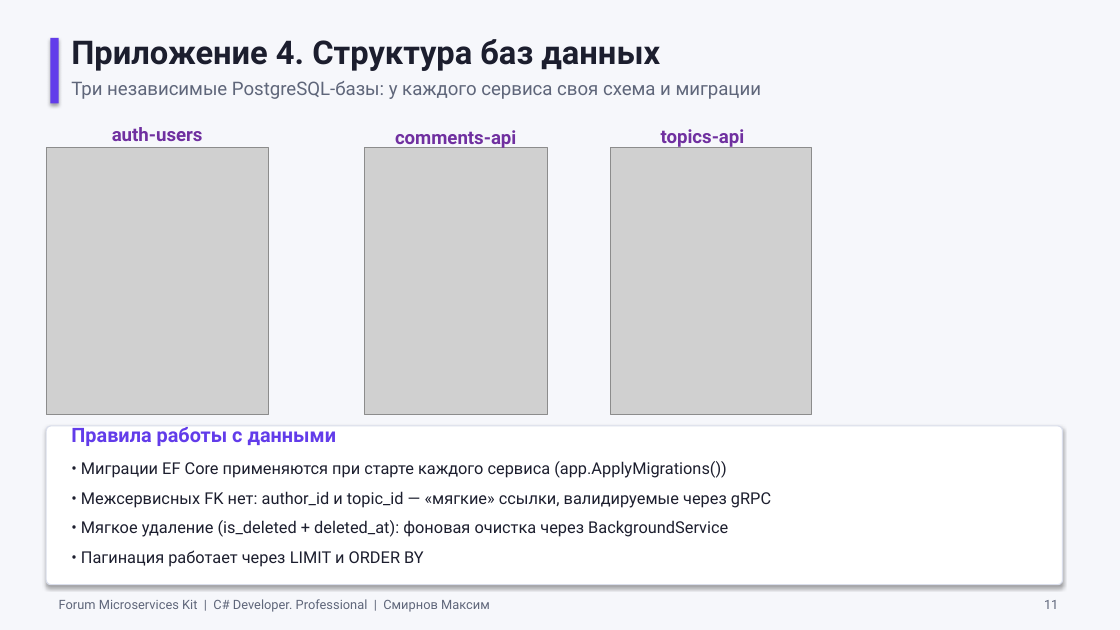
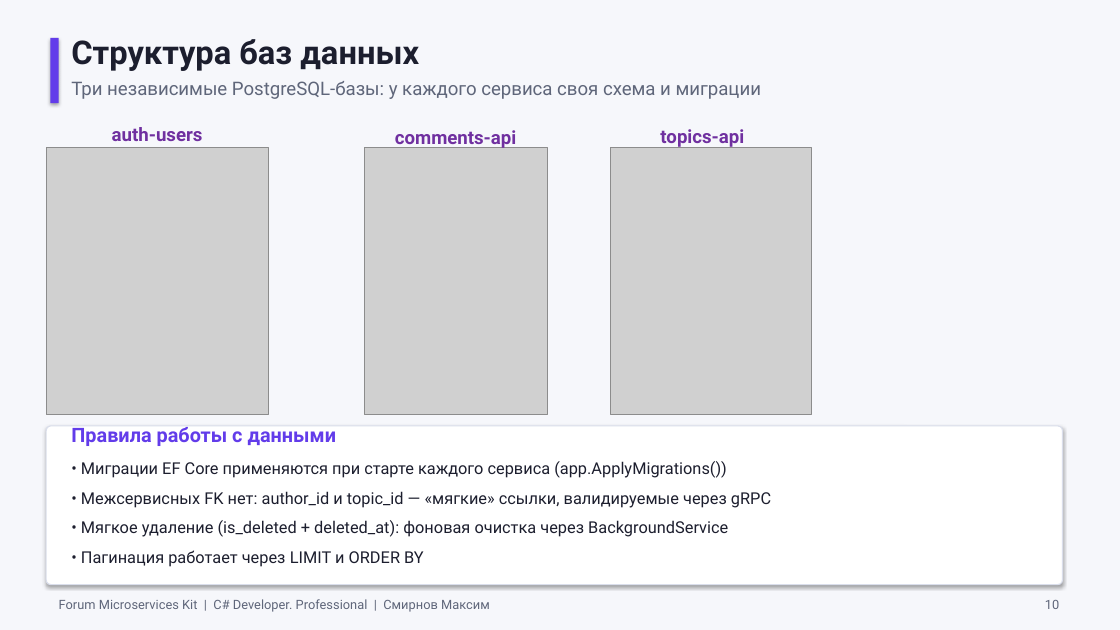
Before and after one commit to smirnovMV-dev/otus-forum, a slide deck: slide 10 of Workaround/Presentation/Forum_Microservices_Kit_Defense.pptx (slide 11 before the commit). Drawn at 1120x630 pixels with LibreOffice and Linux fonts; fonts in the diff are those of the drawing; grey boxes stand for pictures. Boxes give left, top, right and bottom in pixels: in the first picture for what was removed or moved away, otherwise in the second. Text is boxed around its words. In the diff, an @@ line names an element or a change of style, - is before the commit and + after.

```diff
--- a/Workaround/Presentation/Forum_Microservices_Kit_Defense.pptx
+++ b/Workaround/Presentation/Forum_Microservices_Kit_Defense.pptx
@@ text at (71, 39, 419, 71): text changed @@
-Приложение 4. Структура баз данных
+Структура баз данных
@@ text at (1045, 600, 1059, 609): text changed @@
-11
+10
```
Also in this commit, not shown: 13 other slides changed, 1 slide added, 2 slides removed.
